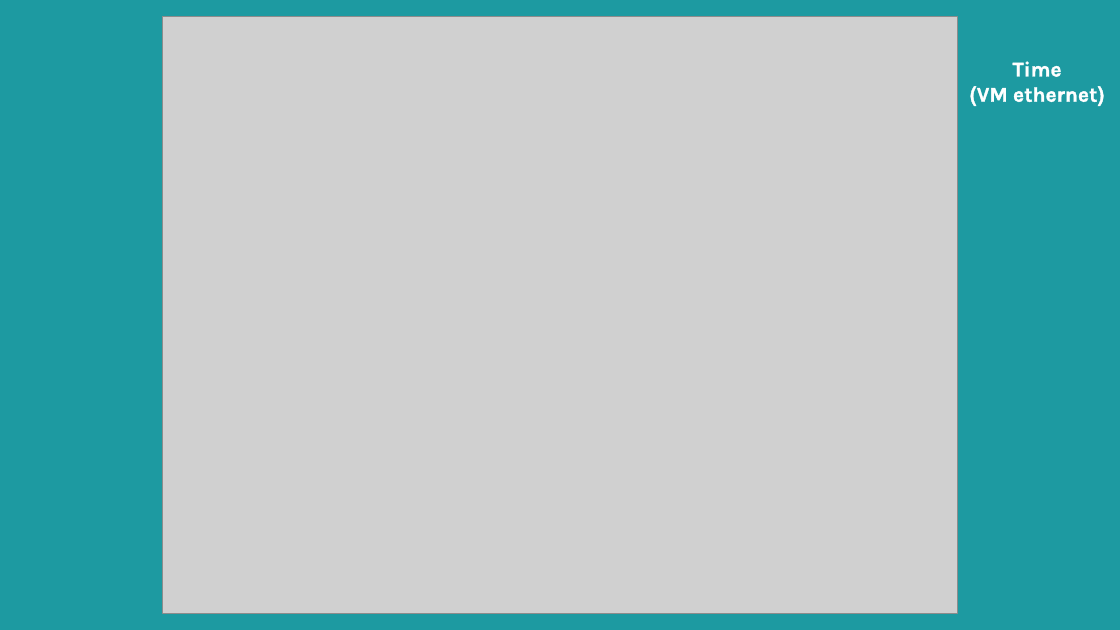
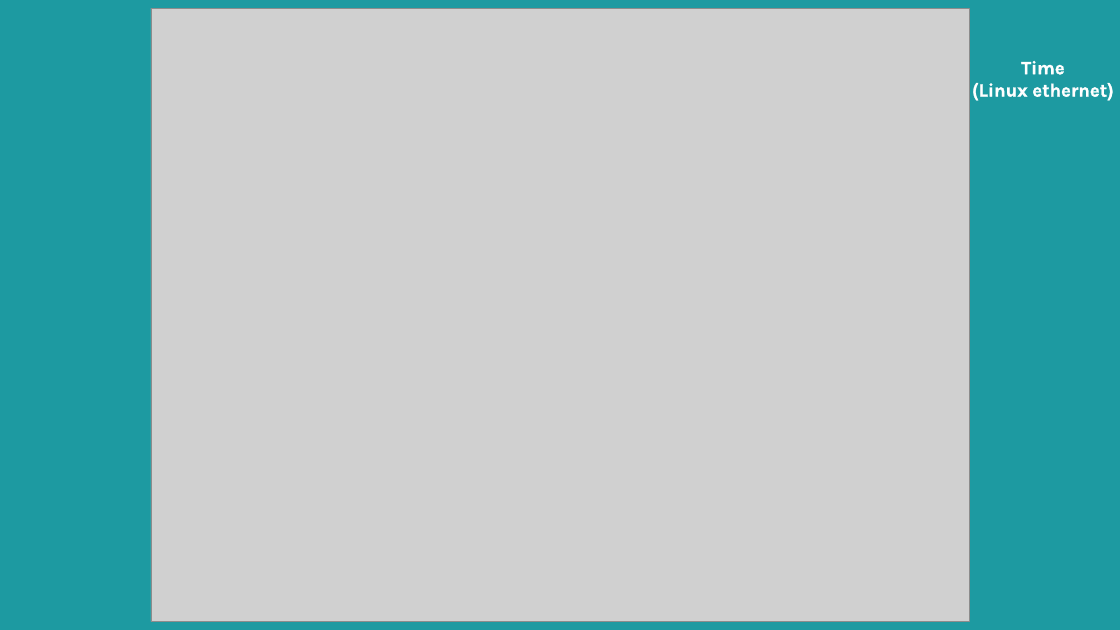
Before and after one commit to yoavhenig/Final-Project, a slide deck: slide 18 of מצגת הגנה.pptx (slide 17 before the commit). Drawn at 1120x630 pixels with LibreOffice and Linux fonts; fonts in the diff are those of the drawing; grey boxes stand for pictures. Boxes give left, top, right and bottom in pixels: in the first picture for what was removed or moved away, otherwise in the second. Text is boxed around its words. In the diff, an @@ line names an element or a change of style, - is before the commit and + after.

```diff
--- a/מצגת הגנה.pptx
+++ b/מצגת הגנה.pptx
@@ picture: place and size @@
-picture at bbox=[162, 17, 958, 613]
+picture at bbox=[151, 8, 970, 622]
@@ text at bbox=[979, 83, 1107, 97]: text changed; size 18 to 16 pt @@
-(VM ethernet)
+(Linux ethernet)
@@ text at bbox=[1021, 61, 1065, 75]: size 18 to 16 pt in "Time" @@
```
Also in this commit, not shown: 9 other slides changed, 6 slides added, 2 slides removed.
